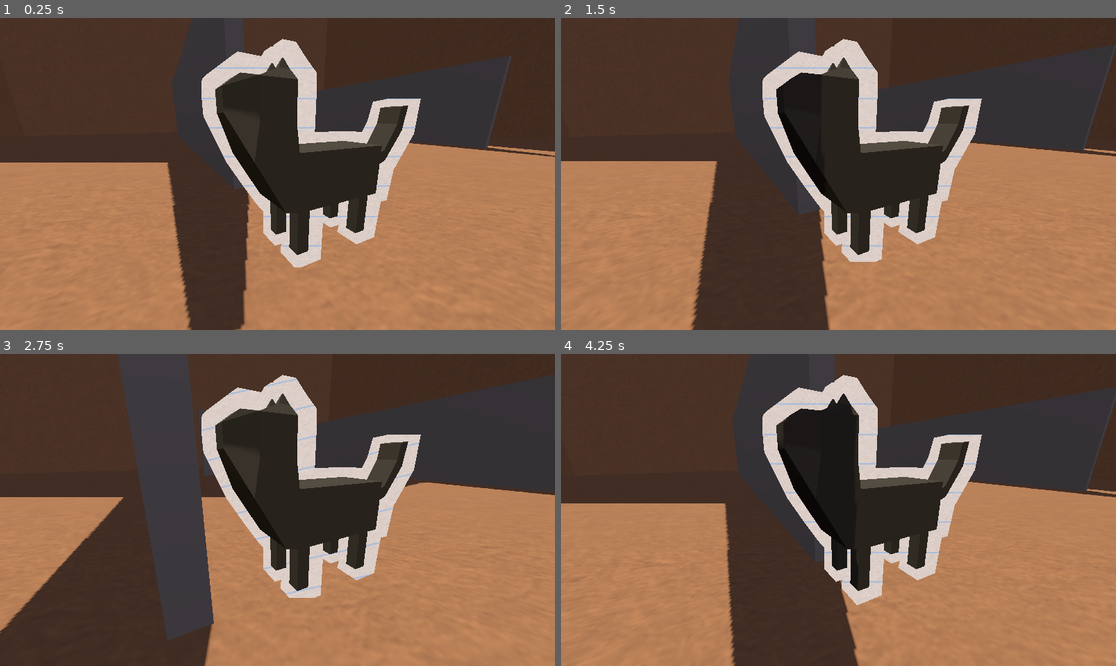
Above: before the commit, frames 1-4 (two rows, left to right).
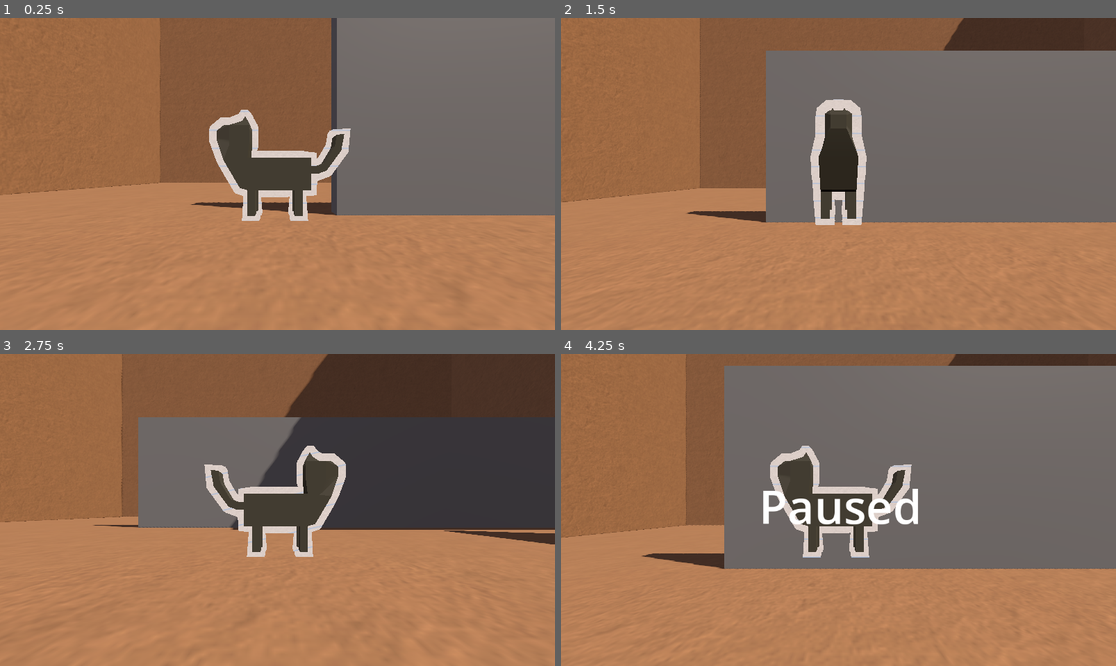
Above: after the commit, the same moments.

Repository: SimplyCuriosity/copenhagen
Game: Godot game, scene res://Scenes/main.tscn
The game is run twice, just before and just after one commit, with the same random seed, the same clock (stepped at 60 frames per second) and the same inputs.
Inputs:
- Up to frame 1 (0.25 s): no input
- Up to frame 2 (1.5 s): tap Enter (ui_accept) at 0.5, 0.6 s; hold Right (ui_right) 0.53-1.28 s; tap Space (Jump, bound only after the commit) at 0.77, 0.8, 1.07, 1.35 s; hold Down (ui_down) from 1.28 s (still down)
- Up to frame 3 (2.75 s): tap Space (Jump, bound only after the commit) at 1.52, 1.82, 2.3 s; tap Enter (ui_accept) at 1.55, 2.1 s; release Down (ui_down) at 2.03 s; hold Right (ui_right) from 2.03 s (still down)
- Up to frame 4 (4.25 s): release Right (ui_right) at 2.78 s; hold Up (ui_up) 2.78-3.53 s; tap Enter (ui_accept) at 2.85 s; tap Space (Jump, bound only after the commit) at 3.02, 3.32, 3.6, 3.77, 4.07 s; hold Left (ui_left) from 3.53 s (still down); tap P (Pause, bound only after the commit) at 4.15 s

The runs differ from the first frame. In frame 1, 65% of the frame differs, in the area x 0-100%, y 0-100%; in frame 2, 67%; in frame 3, 56%; in frame 4, 71%.

Commit message:
Basic movement control and camera

Diff:
--- /dev/null
+++ b/Globals/game_manager.gd
@@ -0,0 +1,23 @@
+extends Node3D
+@onready var pause: Label = $Pause
+var playable_character
+var third_person_cam
+var game_is_paused: bool = false
+# Called when the node enters the scene tree for the first time.
+func _ready() -> void:
+	pass # Replace with function body.
+
+
+# Called every frame. 'delta' is the elapsed time since the previous frame.
+func _process(delta: float) -> void:
+	if game_is_paused and Input.is_action_just_pressed("Pause"):
+		game_is_paused = false
+		get_tree().paused = false
+		pause.visible = false
+		Input.mouse_mode = Input.MOUSE_MODE_CAPTURED
+	elif not game_is_paused and Input.is_action_just_pressed("Pause"):
+		game_is_paused = true
+		get_tree().paused = true
+		pause.visible = true
+		Input.mouse_mode = Input.MOUSE_MODE_VISIBLE
+	pass
--- /dev/null
+++ b/Globals/game_manager.tscn
@@ -0,0 +1,17 @@
+[gd_scene format=3 uid="uid://dt6gggynhlc8j"]
+
+[ext_resource type="Script" uid="uid://b86kefjq8lylb" path="res://Globals/game_manager.gd" id="1_wj7el"]
+
+[node name="Game Manager" type="Node3D" unique_id=838446217]
+process_mode = 3
+script = ExtResource("1_wj7el")
+
+[node name="Pause" type="Label" parent="." unique_id=850110653]
+visible = false
+offset_left = 411.0
+offset_top = 250.0
+offset_right = 749.0
+offset_bottom = 517.0
+theme_override_font_sizes/font_size = 96
+text = "Paused
+"
--- a/Resources/placeholder cat.tres
+++ b/Resources/placeholder cat.tres
@@ -2,10 +2,12 @@
 
 [resource]
 transparency = 1
+cull_mode = 2
 depth_draw_mode = 1
 diffuse_mode = 3
 vertex_color_use_as_albedo = true
 albedo_color = Color(0.28624618, 0.2781208, 0.24732852, 1)
+stencil_mode = 3
 stencil_flags = 1
 stencil_compare = 2
 stencil_color = Color(1, 1, 1, 1)
--- a/Scenes/main.tscn
+++ b/Scenes/main.tscn
@@ -2,7 +2,10 @@
 
 [ext_resource type="PackedScene" uid="uid://we7cuthcne7q" path="res://Scenes/neu.tscn" id="1_jjgbg"]
 [ext_resource type="Shader" uid="uid://comnqxit5sd5g" path="res://Resources/Floor cardboard.tres" id="2_8gbba"]
+[ext_resource type="Script" uid="uid://dov25x8y2gwtr" path="res://Scripts/third_person_cam.gd" id="2_jjvhh"]
 [ext_resource type="Texture2D" uid="uid://bjpsoc7nmjgsr" path="res://Assets/3D art/Textures/CardBoard.png" id="3_jjvhh"]
+
+[sub_resource type="SeparationRayShape3D" id="SeparationRayShape3D_jjvhh"]
 
 [sub_resource type="ShaderMaterial" id="ShaderMaterial_kry3j"]
 render_priority = 0
@@ -44,10 +47,22 @@
 [node name="Main" type="Node3D" unique_id=435746957]
 
 [node name="Neu" parent="." unique_id=790300511 instance=ExtResource("1_jjgbg")]
-transform = Transform3D(1, 0, 0, 0, 1, 0, 0, 0, 1, -28.951258, 3.512456, -14.062638)
+transform = Transform3D(1, 0, 0, 0, 1, 0, 0, 0, 1, -23.951258, 3.512456, -14.062638)
 
-[node name="Camera3D2" type="Camera3D" parent="Neu" unique_id=2072271008]
-transform = Transform3D(-0.4843669, 0.22643174, -0.8450547, 0, 0.9659259, 0.25881907, 0.874865, 0.1253634, -0.4678625, -4.2020473, 1.3858643, -4.522092)
+[node name="Third person cam" type="Node3D" parent="Neu" unique_id=764407442]
+script = ExtResource("2_jjvhh")
+
+[node name="Y Anchor" type="Node3D" parent="Neu/Third person cam" unique_id=1789035199]
+transform = Transform3D(0.99999994, 0, 0, 0, 1, 0, 0, 0, 0.99999994, 0, 0, 0)
+
+[node name="X Anchor" type="Node3D" parent="Neu/Third person cam/Y Anchor" unique_id=151368387]
+
+[node name="SpringArm3D" type="SpringArm3D" parent="Neu/Third person cam/Y Anchor/X Anchor" unique_id=2136392089]
+collision_mask = 3
+shape = SubResource("SeparationRayShape3D_jjvhh")
+spring_length = 9.47
+
+[node name="Camera3D" type="Camera3D" parent="Neu/Third person cam/Y Anchor/X Anchor/SpringArm3D" unique_id=2072271008]
 
 [node name="CSGCombiner3D" type="CSGCombiner3D" parent="." unique_id=423049885]
 use_collision = true
--- a/Scenes/neu.tscn
+++ b/Scenes/neu.tscn
@@ -26,6 +26,7 @@
 render_priority = -1
 transparency = 1
 cull_mode = 2
+no_depth_test = true
 shading_mode = 0
 diffuse_mode = 3
 specular_mode = 1
@@ -56,26 +57,28 @@
 material = SubResource("StandardMaterial3D_a4a7j")
 size = Vector2(18, 18)
 
-[sub_resource type="CapsuleShape3D" id="CapsuleShape3D_eiv8e"]
-height = 3.952
+[sub_resource type="CapsuleShape3D" id="CapsuleShape3D_3j0eb"]
+radius = 1.994
+height = 5.7829003
 
 [node name="Neu" type="CharacterBody3D" unique_id=790300511]
+collision_layer = 2
 script = ExtResource("1_xrnon")
 
 [node name="Placeholder cat" parent="." unique_id=121546770 instance=ExtResource("1_4ggwa")]
 transform = Transform3D(-4.371139e-08, 0, 1, 0, 1, 0, -1, 0, -4.371139e-08, 0, 0, 0)
 
 [node name="Cat_Placeholder" parent="Placeholder cat" index="0" unique_id=1697158097]
+transform = Transform3D(-4.371139e-08, 0, 1, 0, 1, 0, -1, 0, -4.371139e-08, -3.2429995e-08, 0, 0.74191177)
 surface_material_override/0 = ExtResource("2_kj4xw")
 
 [node name="Paper" type="MeshInstance3D" parent="Placeholder cat" unique_id=863661060]
-transform = Transform3D(1, 0, 0, 0, 1, 0, 0, 0, 1, 0.38819575, 0, 0)
+transform = Transform3D(-4.371139e-08, 0, 1, 0, 1, 0, -1, 0, -4.371139e-08, -3.2429995e-08, 0, 0.74191177)
 mesh = SubResource("QuadMesh_kj4xw")
 
 [node name="Placeholder cat outline 2" parent="Placeholder cat/Paper" unique_id=970817769 instance=ExtResource("5_jmmmc")]
 
 [node name="Cat_Placeholder" parent="Placeholder cat/Paper/Placeholder cat outline 2" index="0" unique_id=1862779639]
-transform = Transform3D(1, 0, 0, 0, 1, 0, 0, 0, 1, -0.43776214, 0, -1.9135191e-08)
 surface_material_override/0 = ExtResource("6_jmmmc")
 
 [node name="Placeholder cat outline" parent="Placeholder cat/Paper" unique_id=1297012959 instance=ExtResource("5_eiv8e")]
@@ -83,6 +86,7 @@
 visible = false
 
 [node name="Cat_Placeholder" parent="Placeholder cat/Paper/Placeholder cat outline" index="0" unique_id=1849106904]
+visible = false
 surface_material_override/0 = ExtResource("6_jmmmc")
 
 [node name="MeshInstance3D" type="MeshInstance3D" parent="Placeholder cat" unique_id=699651681]
@@ -91,8 +95,10 @@
 mesh = SubResource("QuadMesh_3j0eb")
 
 [node name="CollisionShape3D" type="CollisionShape3D" parent="." unique_id=275449695]
-transform = Transform3D(1, 0, 0, 0, 1, 0, 0, 0, 1, 0.009937286, -0.5902195, 0)
-shape = SubResource("CapsuleShape3D_eiv8e")
+transform = Transform3D(1.9106855e-15, -1, -4.371139e-08, -4.371139e-08, -4.371139e-08, 1, -1, 0, -4.371139e-08, -0.057280302, 0.027999999, 0)
+shape = SubResource("CapsuleShape3D_3j0eb")
+
+[node name="origin_angle" type="Node3D" parent="." unique_id=1327983494]
 
 [editable path="Placeholder cat"]
 [editable path="Placeholder cat/Paper/Placeholder cat outline 2"]
--- a/Scripts/neu.gd
+++ b/Scripts/neu.gd
@@ -1,23 +1,47 @@
 extends CharacterBody3D
+@onready var placeholder_cat: Node3D = $"Placeholder cat"
+@onready var collision_shape_3d: CollisionShape3D = $CollisionShape3D
+@onready var origin_angle: Node3D = $origin_angle
 
+const SPEED = 15
+const JUMP_VELOCITY = 25
+var gravity_double = false
+var gravity_multiplier:float = 1
+var double_jump = false
+var look_at_dir: Vector3
 
-const SPEED = 5.0
-const JUMP_VELOCITY = 4.5
+func _ready() -> void:
+	GameManager.playable_character = self
+	look_at_dir = global_position
+	pass
 
 
 func _physics_process(delta: float) -> void:
 	# Add the gravity.
 	if not is_on_floor():
-		velocity += get_gravity() * delta
+		if not gravity_double and velocity.y<0:
+			gravity_double = true
+			gravity_multiplier = 3
+		velocity += get_gravity() * delta * gravity_multiplier * 3
 
 	# Handle jump.
-	if Input.is_action_just_pressed("ui_accept") and is_on_floor():
+	if Input.is_action_just_pressed("Jump") and is_on_floor():
+		gravity_multiplier = 1
+		gravity_double = false
 		velocity.y = JUMP_VELOCITY
+
+	# Start falling as soon as jump button is released
+	if Input.is_action_just_released("Jump") && velocity.y >0:
+		velocity.y = 0
+
+
 
 	# Get the input direction and handle the movement/deceleration.
 	# As good practice, you should replace UI actions with custom gameplay actions.
-	var input_dir := Input.get_vector("ui_left", "ui_right", "ui_up", "ui_down")
+	var input_dir := Input.get_vector("Move Left", "Move Right", "Move Forward", "Move Backward")
 	var direction := (transform.basis * Vector3(input_dir.x, 0, input_dir.y)).normalized()
+
+	direction = direction.rotated(Vector3.UP, GameManager.third_person_cam.camera_3d.global_rotation.y)
 	if direction:
 		velocity.x = direction.x * SPEED
 		velocity.z = direction.z * SPEED
@@ -25,4 +49,28 @@
 		velocity.x = move_toward(velocity.x, 0, SPEED)
 		velocity.z = move_toward(velocity.z, 0, SPEED)
 
+	look_at_dir = global_position + direction*2
+
+	if global_position != global_position + direction:
+		origin_angle.look_at(global_position + direction)
+		#collision_shape_3d.look_at(global_position + direction)
+
+		# This don't work :(
+		#var positive_angle
+		#var negative_angle
+		#if origin_angle.global_rotation.y < 0:
+		#	negative_angle = origin_angle.global_rotation.y
+		#	positive_angle = negative_angle + 2*PI
+		#elif origin_angle.global_rotation.y >= 0:
+		#	positive_angle = origin_angle.global_rotation.y
+		#	negative_angle = positive_angle - 2*PI
+
+		#if abs(placeholder_cat.global_rotation.y - negative_angle) <= abs(placeholder_cat.global_rotation.y -positive_angle):
+		#	placeholder_cat.rotation.y = move_toward(placeholder_cat.global_rotation.y, negative_angle, -0.2)
+		#elif abs(placeholder_cat.global_rotation.y - negative_angle) >= abs(placeholder_cat.global_rotation.y -positive_angle):
+		#	placeholder_cat.rotation.y = move_toward(placeholder_cat.global_rotation.y, positive_angle, +0.2)
+
+		# This one line does what I thought the above would do
+		placeholder_cat.rotation.y = rotate_toward(placeholder_cat.global_rotation.y, origin_angle.global_rotation.y, 0.2)
+		collision_shape_3d.rotation.y = rotate_toward(collision_shape_3d.global_rotation.y, origin_angle.global_rotation.y, 0.2)
 	move_and_slide()
--- /dev/null
+++ b/Scripts/third_person_cam.gd
@@ -0,0 +1,34 @@
+extends Node3D
+@onready var y_anchor: Node3D = $"Y Anchor"
+@onready var x_anchor: Node3D = $"Y Anchor/X Anchor"
+@onready var camera_3d: Camera3D = $"Y Anchor/X Anchor/SpringArm3D/Camera3D"
+
+
+var last_mouse_velocity
+var mouse_sensitifity = 0.1
+# Called when the node enters the scene tree for the first time.
+func _ready() -> void:
+	GameManager.third_person_cam = self
+	print(2)
+	pass # Replace with function body.
+
+
+# Called every frame. 'delta' is the elapsed time since the previous frame.
+func _process(delta: float) -> void:
+	if Input.mouse_mode != Input.MOUSE_MODE_CAPTURED:
+		Input.mouse_mode = Input.MOUSE_MODE_CAPTURED
+	pass
+
+
+func _physics_process(delta: float) -> void:
+	#global_position = GameManager.playable_character.global_position
+
+
+	# Rotate camera based on the movement of the mouse
+	x_anchor.rotation_degrees[0] += delta*Input.get_last_mouse_velocity()[1]* - mouse_sensitifity
+	y_anchor.rotation_degrees[1] += delta*Input.get_last_mouse_velocity()[0]* - mouse_sensitifity
+	x_anchor.rotation_degrees[0] = clampf(x_anchor.rotation_degrees[0], -90,15)
+	#y_anchor.rotation_degrees[1] = clampf(x_anchor.rotation_degrees[1], -90,15)
+	#print("x = " + str(x_anchor.rotation_degrees[0]))
+	#print("y = " + str(y_anchor.rotation_degrees[1]))
+	pass
--- a/project.godot
+++ b/project.godot
@@ -15,6 +15,59 @@
 config/features=PackedStringArray("4.6", "Forward Plus")
 config/icon="res://icon.svg"
 
+[autoload]
+
+GameManager="*uid://dt6gggynhlc8j"
+
+[input]
+
+interact={
+"deadzone": 0.2,
+"events": [Object(InputEventKey,"resource_local_to_scene":false,"resource_name":"","device":-1,"window_id":0,"alt_pressed":false,"shift_pressed":false,"ctrl_pressed":false,"meta_pressed":false,"pressed":false,"keycode":0,"physical_keycode":69,"key_label":0,"unicode":101,"location":0,"echo":false,"script":null)
+, Object(InputEventKey,"resource_local_to_scene":false,"resource_name":"","device":-1,"window_id":0,"alt_pressed":false,"shift_pressed":false,"ctrl_pressed":false,"meta_pressed":false,"pressed":false,"keycode":0,"physical_keycode":69,"key_label":0,"unicode":101,"location":0,"echo":false,"script":null)
+]
+}
+test={
+"deadzone": 0.2,
+"events": [Object(InputEventMouseButton,"resource_local_to_scene":false,"resource_name":"","device":-1,"window_id":0,"alt_pressed":false,"shift_pressed":false,"ctrl_pressed":false,"meta_pressed":false,"button_mask":1,"position":Vector2(157, 12),"global_position":Vector2(166, 60),"factor":1.0,"button_index":1,"canceled":false,"pressed":true,"double_click":false,"script":null)
+]
+}
+Pause={
+"deadzone": 0.2,
+"events": [Object(InputEventKey,"resource_local_to_scene":false,"resource_name":"","device":-1,"window_id":0,"alt_pressed":false,"shift_pressed":false,"ctrl_pressed":false,"meta_pressed":false,"pressed":false,"keycode":0,"physical_keycode":80,"key_label":0,"unicode":112,"location":0,"echo":false,"script":null)
+, Object(InputEventKey,"resource_local_to_scene":false,"resource_name":"","device":-1,"window_id":0,"alt_pressed":false,"shift_pressed":false,"ctrl_pressed":false,"meta_pressed":false,"pressed":false,"keycode":0,"physical_keycode":4194305,"key_label":0,"unicode":0,"location":0,"echo":false,"script":null)
+]
+}
+"Move Forward"={
+"deadzone": 0.2,
+"events": [Object(InputEventKey,"resource_local_to_scene":false,"resource_name":"","device":-1,"window_id":0,"alt_pressed":false,"shift_pressed":false,"ctrl_pressed":false,"meta_pressed":false,"pressed":false,"keycode":0,"physical_keycode":87,"key_label":0,"unicode":119,"location":0,"echo":false,"script":null)
+, Object(InputEventKey,"resource_local_to_scene":false,"resource_name":"","device":-1,"window_id":0,"alt_pressed":false,"shift_pressed":false,"ctrl_pressed":false,"meta_pressed":false,"pressed":false,"keycode":0,"physical_keycode":4194320,"key_label":0,"unicode":0,"location":0,"echo":false,"script":null)
+]
+}
+"Move Backward"={
+"deadzone": 0.2,
+"events": [Object(InputEventKey,"resource_local_to_scene":false,"resource_name":"","device":-1,"window_id":0,"alt_pressed":false,"shift_pressed":false,"ctrl_pressed":false,"meta_pressed":false,"pressed":false,"keycode":0,"physical_keycode":83,"key_label":0,"unicode":115,"location":0,"echo":false,"script":null)
+, Object(InputEventKey,"resource_local_to_scene":false,"resource_name":"","device":-1,"window_id":0,"alt_pressed":false,"shift_pressed":false,"ctrl_pressed":false,"meta_pressed":false,"pressed":false,"keycode":0,"physical_keycode":4194322,"key_label":0,"unicode":0,"location":0,"echo":false,"script":null)
+]
+}
+"Move Left"={
+"deadzone": 0.2,
+"events": [Object(InputEventKey,"resource_local_to_scene":false,"resource_name":"","device":-1,"window_id":0,"alt_pressed":false,"shift_pressed":false,"ctrl_pressed":false,"meta_pressed":false,"pressed":false,"keycode":0,"physical_keycode":65,"key_label":0,"unicode":97,"location":0,"echo":false,"script":null)
+, Object(InputEventKey,"resource_local_to_scene":false,"resource_name":"","device":-1,"window_id":0,"alt_pressed":false,"shift_pressed":false,"ctrl_pressed":false,"meta_pressed":false,"pressed":false,"keycode":0,"physical_keycode":4194319,"key_label":0,"unicode":0,"location":0,"echo":false,"script":null)
+]
+}
+"Move Right"={
+"deadzone": 0.2,
+"events": [Object(InputEventKey,"resource_local_to_scene":false,"resource_name":"","device":-1,"window_id":0,"alt_pressed":false,"shift_pressed":false,"ctrl_pressed":false,"meta_pressed":false,"pressed":false,"keycode":0,"physical_keycode":68,"key_label":0,"unicode":100,"location":0,"echo":false,"script":null)
+, Object(InputEventKey,"resource_local_to_scene":false,"resource_name":"","device":-1,"window_id":0,"alt_pressed":false,"shift_pressed":false,"ctrl_pressed":false,"meta_pressed":false,"pressed":false,"keycode":0,"physical_keycode":4194321,"key_label":0,"unicode":0,"location":0,"echo":false,"script":null)
+]
+}
+Jump={
+"deadzone": 0.2,
+"events": [Object(InputEventKey,"resource_local_to_scene":false,"resource_name":"","device":-1,"window_id":0,"alt_pressed":false,"shift_pressed":false,"ctrl_pressed":false,"meta_pressed":false,"pressed":false,"keycode":0,"physical_keycode":32,"key_label":0,"unicode":32,"location":0,"echo":false,"script":null)
+]
+}
+
 [physics]
 
 3d/physics_engine="Jolt Physics"
Not shown, added: Globals/game_manager.gd.uid
Not shown, added: Scripts/third_person_cam.gd.uid
